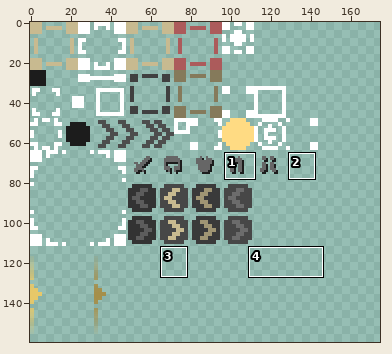
Two states of a sprite sheet, Assets/Mythril2D/Demo/Sprites/ThirdParty/PaperHatLizard/SPS_New_GUI.png. The first picture is a wide view before the edit; the outline marks the close-up.
Close-up. First the earlier version:
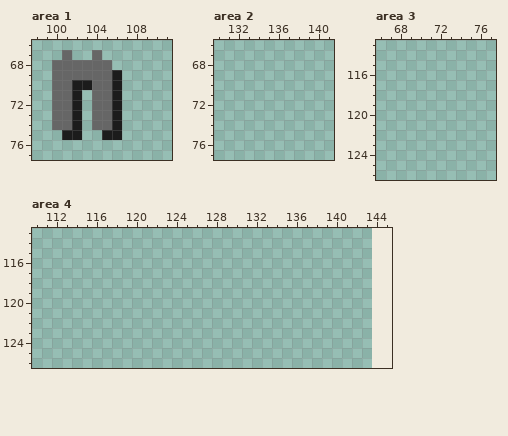
The file is 144x160 pixels. Pixels under 10% opacity are left out. Colours within 5 levels of each other are drawn and written as one. Shown: area 1: x 98..111, y 66..77; area 2: x 130..141, y 66..77; area 3: x 66..77, y 113..126; area 4: x 110..145, y 113..126. The old version is drawn lined up with the new one, on the new canvas. The wide view leaves out empty margins. The commit also changed other parts of the picture, which this record leaves out.
New version:
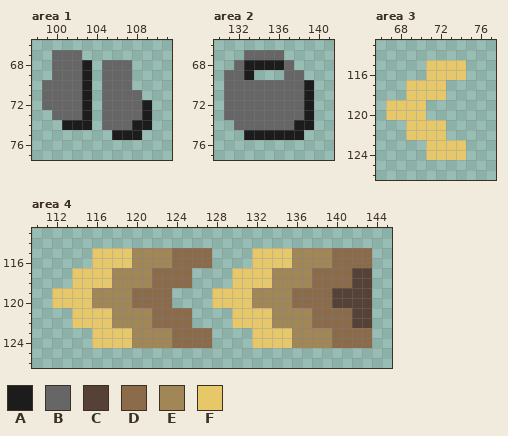
Palette (. is transparent): A #1c1c1c  B #666666  C #554136  D #8b6b49  E #a18656  F #e7c869
The exact change:
canvas 144x160 -> 176x160
Area 1:
Colour A now appears in row 71 at x 103; in rows 72 to 73 at x 103 and 109; in row 74 at x 103 and 108 to 109; in row 75 at x 107 to 108.
The author changed colour B to colour A in rows 68 to 69 at x 103; in row 74 at x 101.
Colour B now appears in row 67 at x 100 and 102; in row 68 at x 106 to 107; in row 69 at x 107; in row 70 at x 99 and 107; in rows 71 to 72 at x 99 and 107 to 108; in row 73 at x 107 to 108.
Colour B now appears in row 74 at x 107.
The author changed colour A to colour B in row 69 at x 106; in rows 70 to 73 at x 102 and 106; in row 74 at x 106.
Colour A is gone in row 75 at x 101 to 102 and 105.
Colour B is gone in rows 67 to 73 at x 104; in row 74 at x 100 and 104.
Area 2:
Colour A now appears in row 68 at x 133 to 136; in row 69 at x 133; in rows 70 to 73 at x 139; in row 74 at x 138 to 139; in row 75 at x 133 to 138.
Colour B now appears in row 67 at x 133 to 136; in row 68 at x 132 and 137; in row 69 at x 131 to 132 and 137 to 138; in rows 70 to 73 at x 131 to 138; in row 74 at x 132 to 137.
Area 3:
Colour F now appears in rows 115 to 116 at x 71 to 74; in rows 117 to 118 at x 69 to 72; in rows 119 to 120 at x 67 to 70; in rows 121 to 122 at x 69 to 72; in rows 123 to 124 at x 71 to 74.
Area 4:
Colour C now appears in rows 117 to 118 at x 142 to 143; in rows 119 to 120 at x 140 to 143; in rows 121 to 122 at x 142 to 143.
Colour D now appears in rows 115 to 116 at x 124 to 127 and 140 to 143; in rows 117 to 118 at x 122 to 125 and 138 to 141; in rows 119 to 120 at x 120 to 123 and 136 to 139; in rows 121 to 122 at x 122 to 125 and 138 to 141; in rows 123 to 124 at x 124 to 127 and 140 to 143.
Colour E now appears in rows 115 to 116 at x 120 to 123 and 136 to 139; in rows 117 to 118 at x 118 to 121 and 134 to 137; in rows 119 to 120 at x 116 to 119 and 132 to 135; in rows 121 to 122 at x 118 to 121 and 134 to 137; in rows 123 to 124 at x 120 to 123 and 136 to 139.
Colour F now appears in rows 115 to 116 at x 116 to 119 and 132 to 135; in rows 117 to 118 at x 114 to 117 and 130 to 133; in rows 119 to 120 at x 112 to 115 and 128 to 131; in rows 121 to 122 at x 114 to 117 and 130 to 133; in rows 123 to 124 at x 116 to 119 and 132 to 135.
